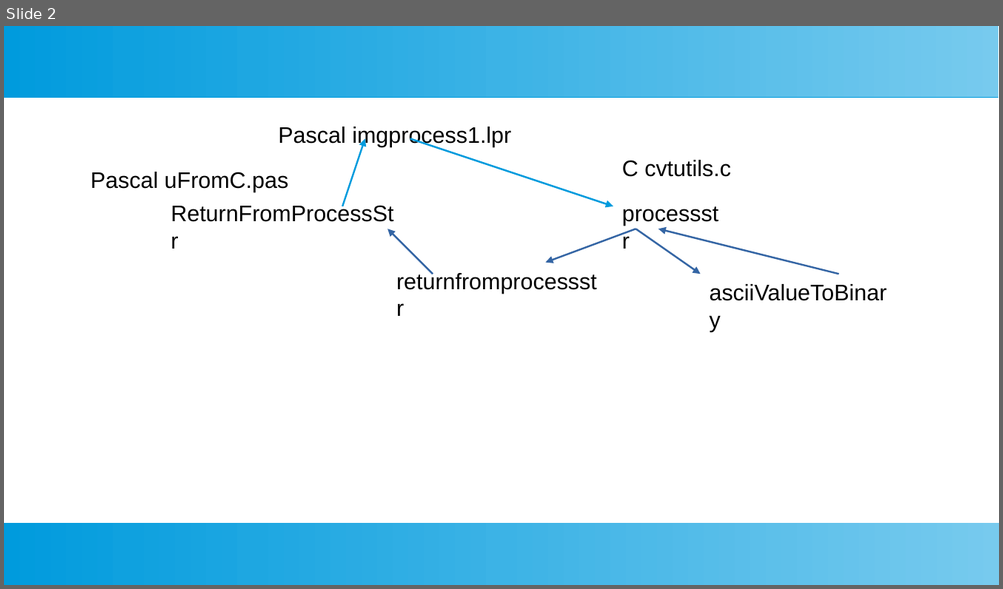
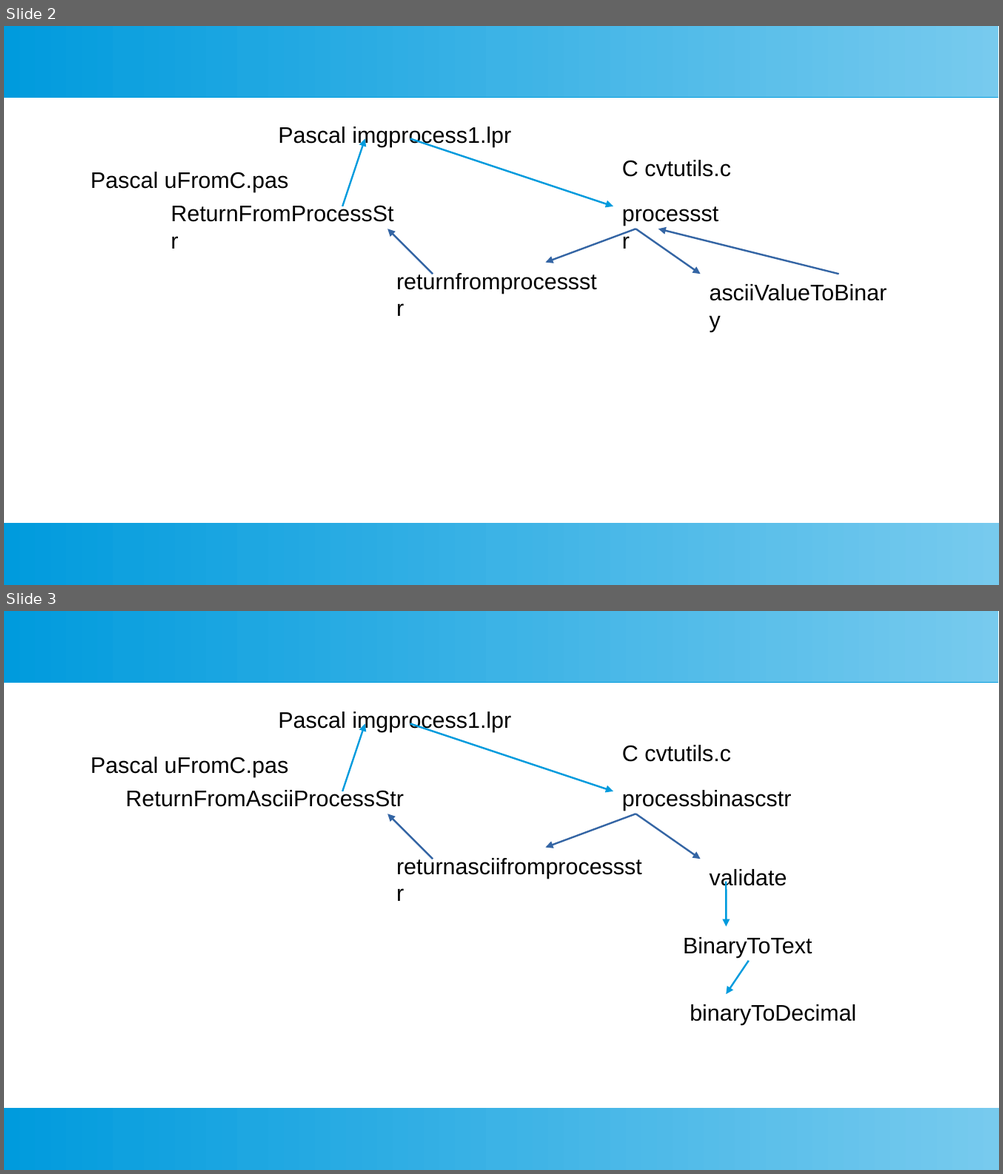
Before and after one commit to develone/Ultibo_Projects, a slide deck: imgconv/doc/pascalC.odp. Shown one above the other, each under a label of ours: slide 2 before the commit, slides 2 and 3 after it. The pictures are 1003x589 and 1003x1174 pixels, drawn with LibreOffice and Linux fonts; fonts in the diff are those of the drawing. Boxes give left, top, right and bottom in pixels: in the first picture for what was removed or moved away, otherwise in the second. Text is boxed around its words. In the diff, an @@ line names an element or a change of style, - is before the commit and + after.

Commit message:
required additions

```diff
--- a/imgconv/doc/pascalC.odp
+++ b/imgconv/doc/pascalC.odp
@@ slide 3 added at (4,611,999,1170), background #FFFFFF; not listed: 2 template elements that a slide beside it also shows @@
@@ text added at (278,712,511,732), 18 pt, text #000000 @@
+Pascal imgprocess1.lpr
@@ arrow added from (342, 792) to (365, 723), #009BDD 1.42 pt @@
@@ arrow added from (410, 723) to (613, 792), #009BDD 1.42 pt @@
@@ text added at (91,757,289,777), 18 pt, text #000000 @@
+Pascal uFromC.pas
@@ text added at (622,745,731,762), 18 pt, text #000000 @@
+C cvtutils.c
@@ text added at (125,789,404,807), 18 pt, text #000000 @@
+ReturnFromAsciiProcessStr
@@ text added at (622,790,791,811), 18 pt, text #000000 @@
+processbinascstr
@@ arrow added from (432, 859) to (387, 814), #3465A4 1.42 pt @@
@@ arrow added from (636, 814) to (546, 848), #3465A4 1.42 pt @@
@@ arrow added from (636, 814) to (701, 859), #3465A4 1.42 pt @@
@@ text added at (387,848,658,882), 18 pt, text #000000 @@
+returnasciifromprocessstr
@@ text added at (709,869,787,890), 18 pt, text #000000 @@
+validate
@@ arrow added from (726, 882) to (726, 927), #009BDD 1.42 pt @@
@@ text added at (683,937,811,958), 18 pt, text #000000 @@
+BinaryToText
@@ arrow added from (748, 961) to (726, 994), #009BDD 1.42 pt @@
@@ text added at (689,1005,856,1025), 18 pt, text #000000 @@
+binaryToDecimal
```
